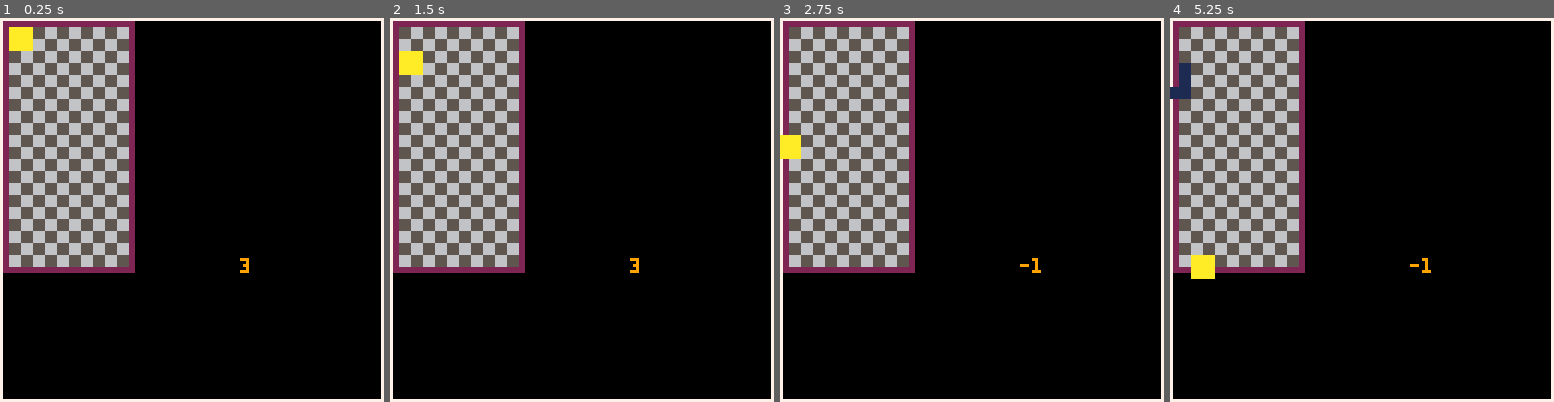
Above: before the commit, frames 1-4 (left to right).
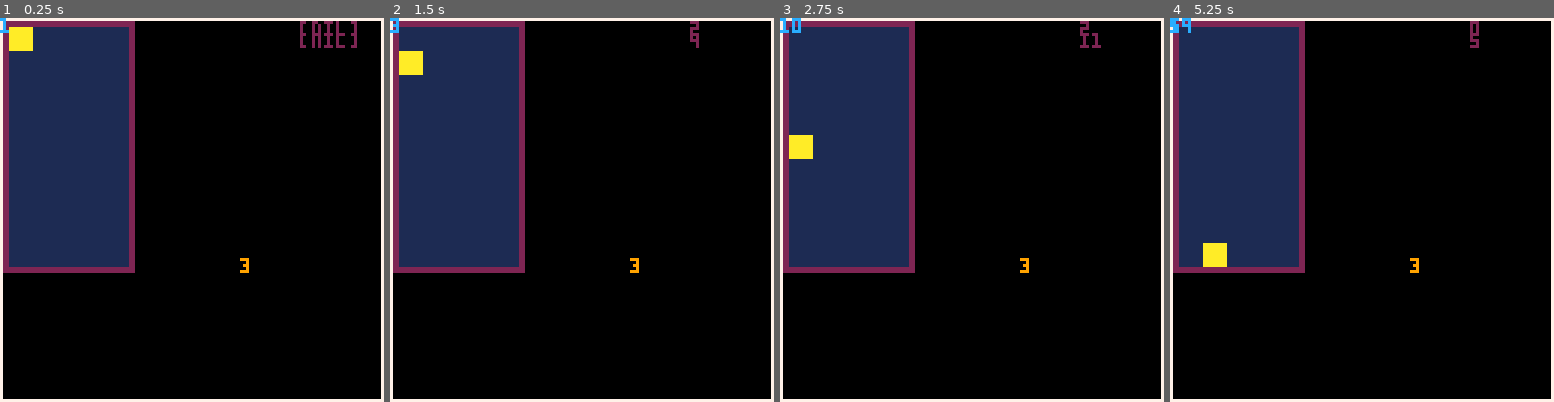
Above: after the commit, the same moments.

Repository: ayanamee/bistro8
Game: PICO-8 cartridge tetris/tetris.p8
The game is run twice, just before and just after one commit, with the same random seed, the same clock (stepped at 60 frames per second) and the same inputs.
Inputs:
- Up to frame 1 (0.25 s): no input
- Up to frame 2 (1.5 s): tap O (Z key) at 0.33, 0.7, 1.43 s; tap X (X key) at 1.07 s
- Up to frame 3 (2.75 s): hold Left 1.97-2.37 s; tap X (X key) at 2.07, 2.4, 2.73 s; tap O (Z key) at 2.22 s; hold Down from 2.42 s (still down)
- Up to frame 4 (5.25 s): release Down at 2.82 s; hold Right 2.87-3.53 s; tap X (X key) every 0.33 s from 3.07 to 5.07 s; tap O (Z key) at 3.1, 3.98, 4.87 s; hold Up 3.58-4.08 s; hold Right 4.13-4.53 s; hold Down 4.58-5.08 s; hold Left from 5.13 s (still down)

The runs differ from the first frame. In frame 1, 20% of the frame differs, in the area x 0-93%, y 0-65%; in frame 2, 19%; in frame 3, 20%, in the area x 0-84%, y 0-67%; in frame 4, 20%.

Commit message:
[Tetris] - Working on collisions

Diff:
--- a/tetris/tetris.p8
+++ b/tetris/tetris.p8
@@ -30,6 +30,9 @@
         draw_dead_tets()
         current_tet:draw()
         print(current_tet.x,80,80,9)
+        print(a,100,1,2)
+        print(b,100,5,2)
+
     end
 end
 
@@ -53,8 +56,8 @@
 		--up
     end
 
-	if btnp(➡️) then current_tet:move(4, -10, 40) end
-	if btnp(⬅️) then current_tet:move(-4,-10, 40) end
+	if btnp(➡️) then current_tet:move_right(4, 40) end
+	if btnp(⬅️) then current_tet:move_left(-4,-10) end
 	if btnp(4) then
         --z
     end
--- a/tetris/tetrislib.lua
+++ b/tetris/tetrislib.lua
@@ -8,6 +8,8 @@
 x0= bx0+thickness
 y0= by0+thickness
 
+bg_color = 0
+
 --tetromino variables
 speed = 1
 current_tet = {}
@@ -23,7 +25,7 @@
 
 board = {}
 
-Tetromino = {sprite = 0, x=x0, y=y0, idx=1, idy=1, name='', flipx=false, flipy=false, alive=1}
+Tetromino = {sprite = 0, shape={}, x=x0, y=y0, idx=1, idy=1, name='', flipx=false, flipy=false, alive=1}
 Tetromino.__index = Tetromino
 
 
@@ -39,7 +41,9 @@
 function draw_board()
     for i=1, 20 do
         for j=1, 10 do
-            rectfill(board[i][j].x, board[i][j].y, board[i][j].x+3, 3+board[i][j].y,  5+ (i+j)%2)
+            --rectfill(board[i][j].x, board[i][j].y, board[i][j].x+3, 3+board[i][j].y,  5+ (i+j)%2)
+            rectfill(board[i][j].x, board[i][j].y, board[i][j].x+3, 3+board[i][j].y, 1+ board[i][j].full)
+
         end
     end
 
@@ -63,16 +67,29 @@
 
     Tetromino.__index = Tetromino
 
-    I = Tetromino:new({name = "I", sprite = 9})
-    O = Tetromino:new({name = "O", sprite = 3})
-    J = Tetromino:new({name = "J", sprite = 5})
-    L = Tetromino:new({name = "L", sprite = 7})
-    S = Tetromino:new({name = "S", sprite = 13})
-    Z = Tetromino:new({name = "Z", sprite = 11})
-    T = Tetromino:new({name = "T", sprite = 1})
-
-
-    tet_list = {index=1,I, O, J, L, S, Z, T}
+    I = Tetromino:new({name = "I", sprite = 9,
+    shape={ {1,1}, {1,2}, {1,3}, {1,4}  }})
+
+    O = Tetromino:new({name = "O", sprite = 3,
+    shape={ {1,1}, {1,2}, {2,1}, {2,2} }})
+
+    J = Tetromino:new({name = "J", sprite = 5,
+    shape={ {1,1}, {2,1}, {2,2}, {2,3} }})
+
+    L = Tetromino:new({name = "L", sprite = 7,
+    shape={ {1,3}, {2,1}, {2,2}, {2,3} }})
+
+    S = Tetromino:new({name = "S", sprite = 13,
+    shape={ {1,2}, {1,3}, {2,1}, {2,2} }})
+
+    Z = Tetromino:new({name = "Z", sprite = 11,
+    shape={ {1,1}, {1,2}, {2,2}, {2,3} }})
+
+    T = Tetromino:new({name = "T", sprite = 1,
+    shape={ {1,2}, {2,1}, {2,2}, {2,3} }})
+
+
+    tet_list = {index=1, I, O, J, L, S, Z, T}
     dead_tets = {}
 end
 
@@ -84,23 +101,49 @@
 function Tetromino:draw()
     --spr(self.sprite, self.x, self.y, 2, 2, self.flipx , self.flipy)
     spr(self.sprite, self.x, board[self.idy][self.idx].y, 2, 2, self.flipx , self.flipy)
+    print(self.idy, 0,0, 12)
 end
 
 function Tetromino:move(amount, left_bound, right_bound)
     if self.alive==1 then
         if self.x+amount<=right_bound and self.x+amount>=left_bound then
             self.x += amount
+
         end
     end
     --check for collision etc
 end
+
+function Tetromino:move_right(amount, right_bound)
+    if self.alive==1 then
+        if self.x+amount<=right_bound then
+            if not self:check_collision(self.idx+1, self.idy) then
+                self.x += amount
+                self.idx +=1
+            end
+        end
+    end
+end
+
+function Tetromino:move_left(amount, left_bound)
+    if self.alive==1 then
+        if self.x+amount>=left_bound then
+            if not self:check_collision(self.idx-1, self.idy) then
+                self.x += amount
+                self.idx -=1
+            end
+        end
+    end
+end
+
 
 function Tetromino:gravity(force, lower_bound)
     if self.alive==1 then
         gravity_buffer+=force
         if(gravity_buffer>30) then
-            if self.idy == 20 then
+            if self.idy == 19 or self:check_collision(self.idx, self.idy+1) then
                 self:kill_tet()
+                current_tet=pop_tetromino(tet_list)
             else
                 self.idy +=1
                 gravity_buffer=0
@@ -112,16 +155,19 @@
 function Tetromino:kill_tet()
     self.alive =0
     add(dead_tets, self)
-    current_tet=pop_tetromino(tet_list)
-end
-
-
+    for i=1, 4 do
+        local a = self.shape[i][2] + self.idx - 1
+        local b = self.shape[i][1] + self.idy - 1
+        board[b][a].full = 1
+    end
+end
 
 
 function pop_tetromino(tet_list)
     if tet_list[tet_list.index]!=0 then
         tet_list.index+=1
         var = tet_list[tet_list.index]
+        var:spawn_tet()
         return var
     end
 end
@@ -135,3 +181,44 @@
         tet:draw()
     end
 end
+
+function Tetromino:spawn_tet()
+
+    for i=1, 4 do
+        local a = self.shape[i][1]
+        local b = self.shape[i][2]
+        --board[a][b].full = 2
+    end
+
+end
+
+function update_board()
+
+    for i=1, 20 do
+        for j=1, 10 do
+            local x = board[i][j].x
+            local y = board[i][j].y
+            c = pget(x,y)
+            if c != 0 and board[i][j].full !=2 then
+                board[i][j].full = 1
+            end
+        end
+    end
+
+end
+
+function Tetromino:check_collision(new_idx, new_idy)
+    for i=1, 4 do
+        a = self.shape[i][2] + new_idx - 1
+        b = self.shape[i][1] + new_idy - 1
+
+        if b < 1 or b > 20 or a < 1 or a > 10 then
+            return true
+        end
+
+        if board[b][a].full == 1 then
+            return true
+        end
+    end
+    return false
+end
Not shown, changed: 24 lines of the sprite sheet (__gfx__) section of tetris/tetris.p8
